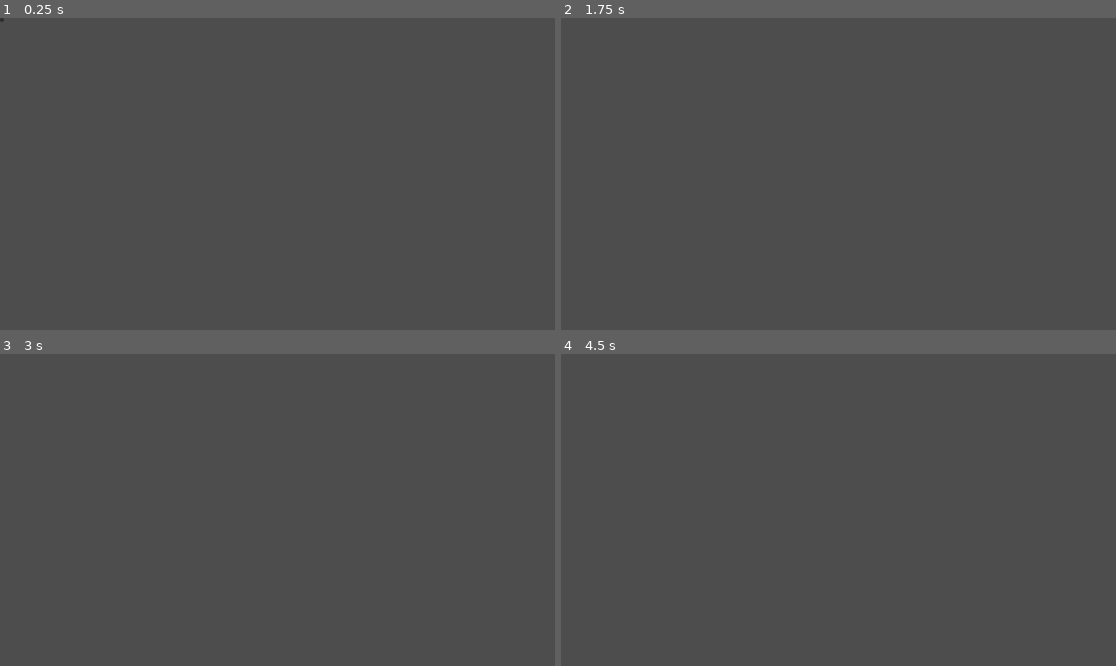
Above: before the commit, frames 1-4 (two rows, left to right).
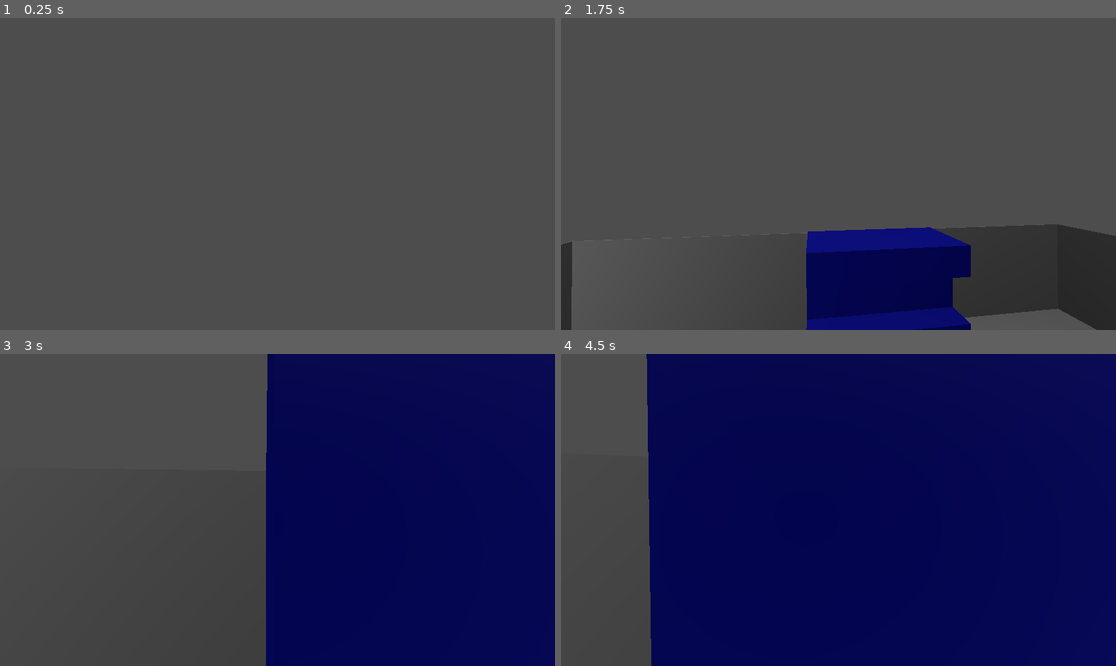
Above: after the commit, the same moments.

Repository: Ant-0verlord/Orbital_Drop
Game: Godot game, scene res://Scenes/Main.tscn
The game is run twice, just before and just after one commit, with the same random seed, the same clock (stepped at 60 frames per second) and the same inputs.
Inputs (mouse positions are in pixels of both pictures, inside the frame that each line leads up to):
- Up to frame 1 (0.25 s): no input
- Up to frame 2 (1.75 s): click (561, 21) at 0.52 s; tap Enter at 1.25 s; move the mouse to (866, 174) at 1.27 s; hold W (move_forward) from 1.28 s (still down); hold E (interact) from 1.28 s (still down)
- Up to frame 3 (3 s): keep holding W (move_forward); move the mouse to (249, 510) at 2.02 s; release E (interact) at 2.03 s; tap E (interact) at 2.1 s; tap Space at 2.75 s; move the mouse to (288, 503) at 2.77 s; hold E (interact) from 2.78 s (still down)
- Up to frame 4 (4.5 s): keep holding W (move_forward); tap Enter at 3.5 s; move the mouse to (832, 516) at 3.52 s; release E (interact) at 3.53 s; tap E (interact) at 3.6 s; tap Space at 4.25 s; move the mouse to (877, 513) at 4.27 s; hold E (interact) from 4.28 s (still down)

The runs differ from the first frame. In frame 1, less than 0.1% of the frame differs, in the area x 0-1%, y 0-2%; in frame 2, 17%; in frame 3, 52%; in frame 4, 84%, in the area x 15-100%, y 0-100%.

Commit message:
Got first interfaces

Diff:
--- a/Scenes/Intel Desk.tscn
+++ b/Scenes/Intel Desk.tscn
@@ -1,47 +1,9 @@
 [gd_scene format=3 uid="uid://caw7db8eaj2t2"]
 
 [ext_resource type="ArrayMesh" uid="uid://lfw1piktfyhw" path="res://Models/Intel Desk 1.1.obj" id="1_dbkkn"]
-
-[sub_resource type="GDScript" id="GDScript_dbkkn"]
-script/source = "extends StaticBody3D
-
-# Reference to the popup scene instance (add as a child in the editor)
-@onready var popup: Control = $LogisticsPopup
-
-# Reference to the player so the popup can call back to close
-@onready var player = get_node(player_path)
-
-
-var player: Node = null
-
-func _ready() -> void:
-	popup.visible = false
-	player = get_tree().get_first_node_in_group(\"player\")
-	popup.player = player
-
-
-func open_popup() -> void:
-	popup.visible = true
-	popup.refresh()  # Re-draw current allocations when opened
-
-
-func close_popup() -> void:
-	popup.visible = false
-"
-
-[sub_resource type="BoxShape3D" id="BoxShape3D_6q85b"]
-size = Vector3(3.2655945, 2.8841143, 5.8897915)
 
 [node name="Node3D" type="Node3D" unique_id=886229687]
 
 [node name="MeshInstance3D" type="MeshInstance3D" parent="." unique_id=450404994]
 transform = Transform3D(0.50066185, 0, 0, 0, 0.45073858, 0, 0, 0, 0.4776134, 0, 0, 0)
 mesh = ExtResource("1_dbkkn")
-
-[node name="StaticBody3D" type="StaticBody3D" parent="MeshInstance3D" unique_id=72201949]
-script = SubResource("GDScript_dbkkn")
-player_path = null
-
-[node name="CollisionShape3D" type="CollisionShape3D" parent="MeshInstance3D/StaticBody3D" unique_id=2012968481]
-transform = Transform3D(1, 0, 0, 0, 1, 0, 0, 0, 1, 0.30760193, 0.057677764, 0.07895749)
-shape = SubResource("BoxShape3D_6q85b")
--- a/Scenes/Logistics_Terminal.tscn
+++ b/Scenes/Logistics_Terminal.tscn
@@ -9,14 +9,11 @@
 # Reference to the popup scene instance (add as a child in the editor)
 @onready var popup: Control = $LogisticsPopup
 
-# Reference to the player so the popup can call back to close
-@export var player_path: NodePath
-@onready var player = get_node(player_path)
-
+var player: Node = null
 
 func _ready() -> void:
 	popup.visible = false
-	# Pass player reference to popup so it can trigger close
+	player = get_tree().get_first_node_in_group(\"player\")
 	popup.player = player
 
 
--- a/Scenes/Main.tscn
+++ b/Scenes/Main.tscn
@@ -1,29 +1,186 @@
 [gd_scene format=3 uid="uid://bcs0wk4jue5bi"]
 
-[ext_resource type="Script" uid="uid://conb35re10vel" path="res://Scripts/button.gd" id="1_r150o"]
+[ext_resource type="Script" uid="uid://b51styhlxar2p" path="res://Scripts/command_centre.gd" id="1_50glp"]
+[ext_resource type="ArrayMesh" uid="uid://b2swi6la1qb04" path="res://Models/Orbital_Drop_Room_Beta.obj" id="2_vy5pj"]
+[ext_resource type="PackedScene" uid="uid://dqijc1p6b6vfg" path="res://Scenes/Command Throne.tscn" id="3_bmxlf"]
+[ext_resource type="PackedScene" uid="uid://poa3ylhykd1g" path="res://Scenes/Holomap.tscn" id="4_4kpch"]
+[ext_resource type="PackedScene" uid="uid://ecaj1srmx3pq" path="res://Scenes/Logistics_Terminal.tscn" id="5_grg3l"]
+[ext_resource type="PackedScene" uid="uid://coxngs3dv5klu" path="res://Scenes/Vox-Caster Array.tscn" id="6_frkhe"]
+[ext_resource type="PackedScene" uid="uid://cwcetb2j4yciv" path="res://Scenes/Player.tscn" id="7_1p5hy"]
+[ext_resource type="PackedScene" uid="uid://caw7db8eaj2t2" path="res://Scenes/Intel Desk.tscn" id="8_h1m7h"]
 
-[sub_resource type="GDScript" id="GDScript_c1w88"]
-script/source = "extends Node
+[sub_resource type="WorldBoundaryShape3D" id="WorldBoundaryShape3D_lgj2y"]
 
+[sub_resource type="BoxShape3D" id="BoxShape3D_wcqpi"]
+size = Vector3(6.472211, 12.718179, 0.001)
 
-# Called when the node enters the scene tree for the first time.
-func _ready() -> void:
-	pass # Replace with function body.
+[sub_resource type="BoxShape3D" id="BoxShape3D_8hj4r"]
+size = Vector3(9.9158325, 2.0044556, 0.001)
 
+[sub_resource type="BoxShape3D" id="BoxShape3D_fyxav"]
+size = Vector3(9.9158325, 2.0044556, 0.001)
 
-# Called every frame. 'delta' is the elapsed time since the previous frame.
-func _process(delta: float) -> void:
-	pass
-"
+[sub_resource type="BoxShape3D" id="BoxShape3D_lgj2y"]
+size = Vector3(5.813919, 2.0044556, 0.001)
 
-[node name="Main" type="Node" unique_id=1616461372]
-script = SubResource("GDScript_c1w88")
+[sub_resource type="BoxShape3D" id="BoxShape3D_k7pgk"]
+size = Vector3(1.9213753, 2.0044556, 0.001)
 
-[node name="Game Manager" type="Node" parent="." unique_id=64145435]
+[sub_resource type="BoxShape3D" id="BoxShape3D_74e58"]
+size = Vector3(1.9213753, 2.0044556, 0.001)
 
-[node name="StartButton" type="Button" parent="." unique_id=469784209]
-offset_right = 8.0
-offset_bottom = 8.0
-script = ExtResource("1_r150o")
+[sub_resource type="BoxShape3D" id="BoxShape3D_y6nnp"]
+size = Vector3(2.8934097, 2.0044556, 0.001)
 
-[connection signal="pressed" from="StartButton" to="StartButton" method="_on_pressed"]
+[sub_resource type="BoxShape3D" id="BoxShape3D_60b58"]
+size = Vector3(2.8934097, 2.0044556, 0.001)
+
+[sub_resource type="BoxShape3D" id="BoxShape3D_2srap"]
+size = Vector3(4.4479523, 2.0044556, 0.001)
+
+[sub_resource type="BoxShape3D" id="BoxShape3D_r2cyv"]
+size = Vector3(4.4479523, 2.0044556, 0.001)
+
+[sub_resource type="BoxShape3D" id="BoxShape3D_4615y"]
+size = Vector3(2.2188606, 2.9536285, 0.001)
+
+[sub_resource type="BoxShape3D" id="BoxShape3D_ihg8c"]
+size = Vector3(1.9213753, 2.0044556, 0.001)
+
+[sub_resource type="BoxShape3D" id="BoxShape3D_e1qqj"]
+size = Vector3(1.9213753, 2.0044556, 0.001)
+
+[sub_resource type="BoxShape3D" id="BoxShape3D_v7mbn"]
+size = Vector3(3.5311775, 1.0899811, 0.001)
+
+[sub_resource type="BoxShape3D" id="BoxShape3D_injuq"]
+size = Vector3(5.9416447, 2.0044556, 0.001)
+
+[sub_resource type="BoxShape3D" id="BoxShape3D_pndwe"]
+size = Vector3(3.5311775, 1.0899811, 0.001)
+
+[sub_resource type="BoxShape3D" id="BoxShape3D_icw0p"]
+size = Vector3(5.9416447, 2.0044556, 0.001)
+
+[sub_resource type="BoxShape3D" id="BoxShape3D_guiu4"]
+size = Vector3(10.0097475, 1.8799515, 0.001)
+
+[node name="CommandCentre" type="Node3D" unique_id=1747007529]
+script = ExtResource("1_50glp")
+
+[node name="Room" type="MeshInstance3D" parent="." unique_id=622007800]
+mesh = ExtResource("2_vy5pj")
+
+[node name="StaticBody3D" type="StaticBody3D" parent="Room" unique_id=797623361]
+
+[node name="Floor" type="CollisionShape3D" parent="Room/StaticBody3D" unique_id=468870351]
+shape = SubResource("WorldBoundaryShape3D_lgj2y")
+
+[node name="Top Floor" type="CollisionShape3D" parent="Room/StaticBody3D" unique_id=1237351841]
+transform = Transform3D(-1, -8.742278e-08, 3.821371e-15, 0, -4.371139e-08, -1, 8.742278e-08, -1, 4.371139e-08, -10.219282, 0.8, -0.085244544)
+shape = SubResource("BoxShape3D_wcqpi")
+
+[node name="CollisionShape3D3" type="CollisionShape3D" parent="Room/StaticBody3D" unique_id=1634261132]
+transform = Transform3D(1, 0, 0, 0, 1, 0, 0, 0, 1, 0.01, 1.0155699, -6)
+shape = SubResource("BoxShape3D_8hj4r")
+
+[node name="CollisionShape3D2" type="CollisionShape3D" parent="Room/StaticBody3D" unique_id=300338901]
+transform = Transform3D(1, 0, 0, 0, 1, 0, 0, 0, 1, 0.0049147606, 1.0286912, 6)
+shape = SubResource("BoxShape3D_fyxav")
+
+[node name="CollisionShape3D4" type="CollisionShape3D" parent="Room/StaticBody3D" unique_id=1786436990]
+transform = Transform3D(-4.3711385e-08, 0, 0.99999994, 0, 1, 0, -0.99999994, 0, -4.3711385e-08, 7, 1, 0.061790586)
+shape = SubResource("BoxShape3D_lgj2y")
+
+[node name="CollisionShape3D5" type="CollisionShape3D" parent="Room/StaticBody3D" unique_id=1621691024]
+transform = Transform3D(-0.9999999, 0, -8.742276e-08, 0, 1, 0, 8.742276e-08, 0, -0.9999999, 6.0642033, 1, -2.9999998)
+shape = SubResource("BoxShape3D_k7pgk")
+
+[node name="CollisionShape3D6" type="CollisionShape3D" parent="Room/StaticBody3D" unique_id=1599780412]
+transform = Transform3D(0.99999976, 0, 1.7484551e-07, 0, 1, 0, -1.7484551e-07, 0, 0.99999976, 6, 1, 3)
+shape = SubResource("BoxShape3D_74e58")
+
+[node name="CollisionShape3D7" type="CollisionShape3D" parent="Room/StaticBody3D" unique_id=1536232556]
+transform = Transform3D(-4.3711385e-08, 0, 0.9999999, 0, 1, 0, -0.9999999, 0, -4.3711385e-08, 5, 1, -4.4602547)
+shape = SubResource("BoxShape3D_y6nnp")
+
+[node name="CollisionShape3D8" type="CollisionShape3D" parent="Room/StaticBody3D" unique_id=1794743584]
+transform = Transform3D(-4.371138e-08, 0, 0.99999976, 0, 1, 0, -0.99999976, 0, -4.371138e-08, 5.0000014, 0.97160816, 4.473551)
+shape = SubResource("BoxShape3D_60b58")
+
+[node name="CollisionShape3D9" type="CollisionShape3D" parent="Room/StaticBody3D" unique_id=1146121507]
+transform = Transform3D(-4.371139e-08, 0, 1, 0, 1, 0, -1, 0, -4.371139e-08, -4.9950852, 1.0286912, 3.7339401)
+shape = SubResource("BoxShape3D_2srap")
+
+[node name="CollisionShape3D10" type="CollisionShape3D" parent="Room/StaticBody3D" unique_id=1458120664]
+transform = Transform3D(-4.371139e-08, 0, 1, 0, 1, 0, -1, 0, -4.371139e-08, -4.9908586, 1, -3.7126112)
+shape = SubResource("BoxShape3D_r2cyv")
+
+[node name="CollisionShape3D11" type="CollisionShape3D" parent="Room/StaticBody3D" unique_id=833074400]
+transform = Transform3D(-0.9238795, 8.409543e-08, -0.38268337, 0.38268343, -1.6727622e-08, -0.9238794, -8.409545e-08, -0.9999999, -1.6727622e-08, -5.950997, 0.40060544, 0.003592968)
+shape = SubResource("BoxShape3D_4615y")
+
+[node name="CollisionShape3D12" type="CollisionShape3D" parent="Room/StaticBody3D" unique_id=1849132122]
+transform = Transform3D(-0.99999964, 0, -2.6226823e-07, 0, 1, 0, 2.6226823e-07, 0, -0.99999964, -6, 1, -1.5)
+shape = SubResource("BoxShape3D_ihg8c")
+
+[node name="CollisionShape3D13" type="CollisionShape3D" parent="Room/StaticBody3D" unique_id=1436680842]
+transform = Transform3D(0.9999995, 0, 3.4969094e-07, 0, 1, 0, -3.4969094e-07, 0, 0.9999995, -6, 1, 1.5)
+shape = SubResource("BoxShape3D_e1qqj")
+
+[node name="CollisionShape3D14" type="CollisionShape3D" parent="Room/StaticBody3D" unique_id=1610742191]
+transform = Transform3D(-4.371139e-08, 0, 1, 0, 1, 0, -1, 0, -4.371139e-08, -7.0018578, 1.4574509, 3.2691436)
+shape = SubResource("BoxShape3D_v7mbn")
+
+[node name="CollisionShape3D17" type="CollisionShape3D" parent="Room/StaticBody3D" unique_id=1205755956]
+transform = Transform3D(0.99999905, 0, 6.9938153e-07, 0, 1, 0, -6.9938153e-07, 0, 0.99999905, -9.999997, 0.97988176, 5)
+shape = SubResource("BoxShape3D_injuq")
+
+[node name="CollisionShape3D15" type="CollisionShape3D" parent="Room/StaticBody3D" unique_id=423626867]
+transform = Transform3D(-4.371139e-08, 0, 1, 0, 1, 0, -1, 0, -4.371139e-08, -7, 1.3901198, -3.258)
+shape = SubResource("BoxShape3D_pndwe")
+
+[node name="CollisionShape3D18" type="CollisionShape3D" parent="Room/StaticBody3D" unique_id=404138239]
+transform = Transform3D(0.9999981, 0, 1.3987617e-06, 0, 1, 0, -1.3987617e-06, 0, 0.9999981, -10.000004, 0.97988176, -4.9999905)
+shape = SubResource("BoxShape3D_icw0p")
+
+[node name="CollisionShape3D16" type="CollisionShape3D" parent="Room/StaticBody3D" unique_id=326584877]
+transform = Transform3D(-4.371139e-08, 0, 1, 0, 1, 0, -1, 0, -4.371139e-08, -13.001858, 1.0624657, 0.004486561)
+shape = SubResource("BoxShape3D_guiu4")
+
+[node name="Command Thronede3D2" parent="Room" unique_id=112694284 instance=ExtResource("3_bmxlf")]
+transform = Transform3D(-4.371139e-08, 0, -1, 0, 1, 0, 1, 0, -4.371139e-08, -10.420137, 1.2452986, 0)
+
+[node name="Holomap" parent="Room" unique_id=920081661 instance=ExtResource("4_4kpch")]
+transform = Transform3D(1, 0, 0, 0, 1, 0, 0, 0, 1, 0, 0.8396778, 0)
+
+[node name="Logistics Terminal" parent="Room" unique_id=2129069639 instance=ExtResource("5_grg3l")]
+transform = Transform3D(1, 0, 0, 0, 1, 0, 0, 0, 1, 1.0677171, 0.681, 5.312)
+
+[node name="Vox-Caster Array" parent="Room" unique_id=807166821 instance=ExtResource("6_frkhe")]
+transform = Transform3D(-4.3711385e-08, 0, -0.99999994, 0, 1, 0, 0.99999994, 0, -4.3711385e-08, 0.4366417, 0.035555508, -5.4210625)
+
+[node name="player" parent="." unique_id=1691761437 instance=ExtResource("7_1p5hy")]
+transform = Transform3D(1, 0, 0, 0, 1, 0, 0, 0, 1, -1.0670578, 15.918949, 0.37682748)
+
+[node name="SpotLight3D" type="SpotLight3D" parent="." unique_id=1480309603]
+transform = Transform3D(1, 0, 0, 0, -4.371139e-08, 1, 0, -1, -4.371139e-08, 0, 4.879982, 0)
+light_color = Color(0.31764707, 0.93333334, 1, 1)
+light_energy = 16.0
+spot_range = 5.098715
+spot_angle = 28.872715
+
+[node name="SpotLight3D2" type="SpotLight3D" parent="." unique_id=1294568414]
+transform = Transform3D(1, 0, 0, 0, -4.371139e-08, 1, 0, -1, -4.371139e-08, -10.282712, 6.356652, 0.080216885)
+light_energy = 7.559
+spot_range = 16.067366
+spot_angle = 89.99
+
+[node name="SpotLight3D3" type="SpotLight3D" parent="." unique_id=647968677]
+transform = Transform3D(1, 0, 0, 0, 0.012217229, 0.9999254, 0, -0.9999254, 0.012217229, 0.5504341, 18.325012, 0.04565692)
+light_energy = 7.559
+spot_range = 40.91747
+spot_angle = 62.81881
+
+[node name="Node3D" parent="." unique_id=886229687 instance=ExtResource("8_h1m7h")]
+transform = Transform3D(-0.99999994, 0, 8.742277e-08, 0, 1, 0, -8.742277e-08, 0, -0.99999994, 6.269709, 0.5999081, -4.7683716e-07)
--- a/Scenes/command_centre.tscn
+++ b/Scenes/command_centre.tscn
@@ -160,8 +160,8 @@
 [node name="Vox-Caster Array" parent="Room" unique_id=807166821 instance=ExtResource("6_0ddt4")]
 transform = Transform3D(-4.3711385e-08, 0, -0.99999994, 0, 1, 0, 0.99999994, 0, -4.3711385e-08, 0.4366417, 0.035555508, -5.4210625)
 
-[node name="Player" parent="." unique_id=1691761437 instance=ExtResource("2_y0xqi")]
-transform = Transform3D(1, 0, 0, 0, 1, 0, 0, 0, 1, -4.849574, 1.9073486e-06, 0.37682748)
+[node name="player" parent="." unique_id=1691761437 instance=ExtResource("2_y0xqi")]
+transform = Transform3D(1, 0, 0, 0, 1, 0, 0, 0, 1, -1.0670578, 15.918949, 0.37682748)
 
 [node name="SpotLight3D" type="SpotLight3D" parent="." unique_id=1480309603]
 transform = Transform3D(1, 0, 0, 0, -4.371139e-08, 1, 0, -1, -4.371139e-08, 0, 4.879982, 0)
Not shown: 1 places in Scenes/command_centre.tscn that only renumber resources
